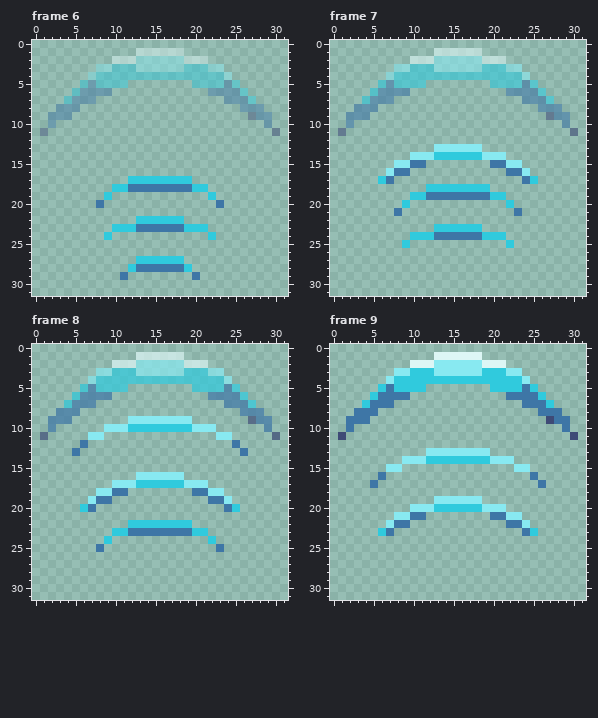
Pixel-art file: Assets/Sprites/Bard/Abilities/barrier.aseprite. That is the earlier state.
32x32 pixels, 12 frames. Shown: frame 6, frame 7, frame 8, frame 9. The commit also changed other frames, which this record leaves out.
New version:
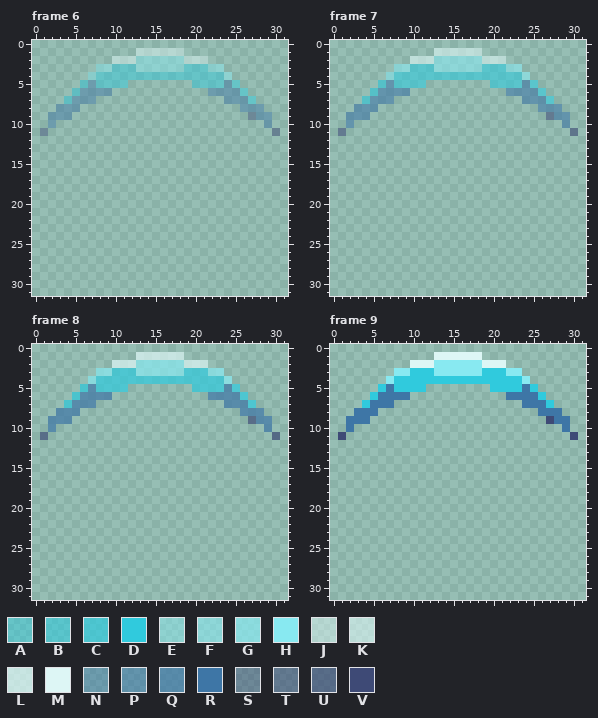
Palette (. is transparent): A #30cadd77  B #30cadd95  C #30caddb3  D #30cadd  E #88e9f177  F #88e9f195  G #88e9f1b3  H #88e9f1  J #ddf6f577  K #ddf6f595  L #ddf6f5b3  M #ddf6f5  N #3e76a677  P #3e76a695  Q #3e76a6b3  R #3e76a6  S #3e4a7677  T #3e4a7695  U #3e4a76b3  V #3e4a76
Diff:
layer "Signal" now hidden
Frame 6:
The edit erases colour D in row 17 at x 12 to 19; in row 18 at x 10 to 11 and 20 to 21; in row 19 at x 9 and 22; in row 22 at x 13 to 18; in row 23 at x 10 to 12 and 19 to 21; in row 24 at x 9 and 22.
The edit erases colour D in row 27 at x 13 to 18; in row 28 at x 12 and 19.
The edit erases colour R in row 18 at x 12 to 19; in row 20 at x 8 and 23; in row 23 at x 13 to 18; in row 28 at x 13 to 18; in row 29 at x 11 and 20.
Frame 7:
The edit erases colour D in row 14 at x 13 to 18; in row 17 at x 6 and 25; in row 18 at x 12 to 19; in row 19 at x 10 to 11 and 20 to 21; in row 20 at x 9 and 22; in row 23 at x 13 to 18.
The edit erases colour D in row 24 at x 10 to 12 and 19 to 21; in row 25 at x 9 and 22.
The edit erases colour H in row 13 at x 13 to 18; in row 14 at x 10 to 12 and 19 to 21; in row 15 at x 8 to 9 and 22 to 23; in row 16 at x 7 and 24.
The edit erases colour R in row 15 at x 10 to 11 and 20 to 21; in row 16 at x 8 to 9 and 22 to 23; in row 17 at x 7 and 24; in row 19 at x 12 to 19; in row 21 at x 8 and 23; in row 24 at x 13 to 18.
Frame 8:
The edit erases colour D in row 10 at x 12 to 19; in row 17 at x 13 to 18; in row 20 at x 6 and 25; in row 22 at x 12 to 19; in row 23 at x 10 to 11 and 20 to 21; in row 24 at x 9 and 22.
The edit erases colour H in row 9 at x 12 to 19; in row 10 at x 9 to 11 and 20 to 22; in row 11 at x 7 to 8 and 23 to 24; in row 16 at x 13 to 18; in row 17 at x 10 to 12 and 19 to 21; in row 18 at x 8 to 9 and 22 to 23.
The edit erases colour H in row 19 at x 7 and 24.
The edit erases colour R in row 12 at x 6 and 25; in row 13 at x 5 and 26; in row 18 at x 10 to 11 and 20 to 21; in row 19 at x 8 to 9 and 22 to 23; in row 20 at x 7 and 24; in row 23 at x 12 to 19.
The edit erases colour R in row 25 at x 8 and 23.
Frame 9:
The edit erases colour D in row 14 at x 12 to 19; in row 20 at x 13 to 18; in row 23 at x 6 and 25.
The edit erases colour H in row 13 at x 12 to 19; in row 14 at x 9 to 11 and 20 to 22; in row 15 at x 7 to 8 and 23 to 24; in row 19 at x 13 to 18; in row 20 at x 10 to 12 and 19 to 21; in row 21 at x 8 to 9 and 22 to 23.
The edit erases colour H in row 22 at x 7 and 24.
The edit erases colour R in row 16 at x 6 and 25; in row 17 at x 5 and 26; in row 21 at x 10 to 11 and 20 to 21; in row 22 at x 8 to 9 and 22 to 23; in row 23 at x 7 and 24.
Pixel boxes of the changes (left, top, right, bottom) in both pictures:
erased: (96, 176, 224, 280)
erased: (378, 144, 538, 248)
erased: (72, 416, 248, 552)
erased: (370, 448, 546, 536)
